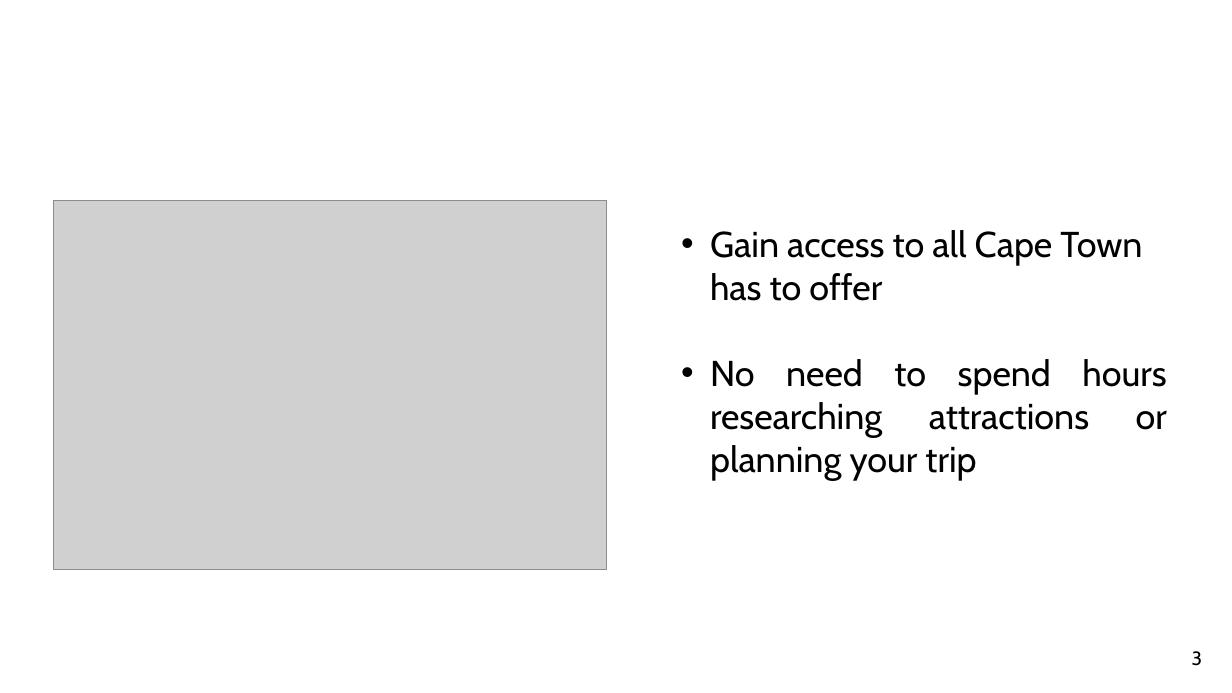
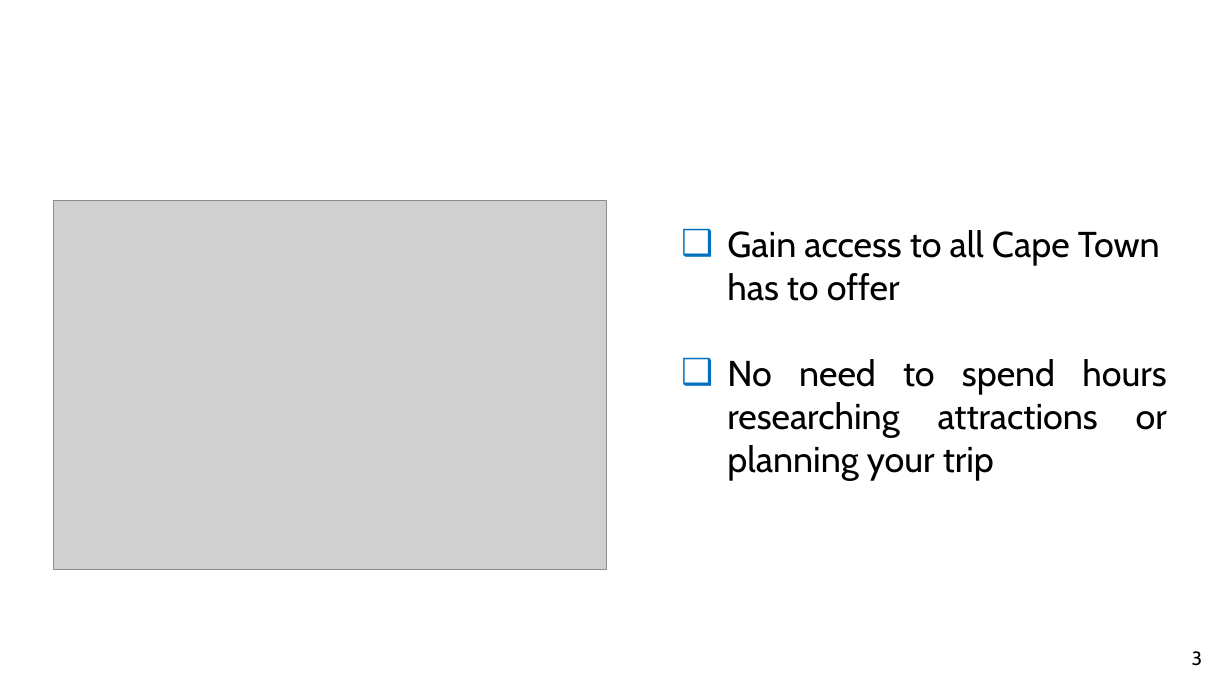
Before and after one commit to Slifer7/projects, a slide deck: slide 3 of Powerpoint/CapeTown/Presentation1.pptx. Drawn at 1232x693 pixels with LibreOffice and Linux fonts; fonts in the diff are those of the drawing; grey boxes stand for pictures; background and template pictures are left out. Boxes give left, top, right and bottom in pixels: in the first picture for what was removed or moved away, otherwise in the second. Text is boxed around its words. In the diff, an @@ line names an element or a change of style, - is before the commit and + after.

```diff
--- a/Powerpoint/CapeTown/Presentation1.pptx
+++ b/Powerpoint/CapeTown/Presentation1.pptx
@@ text "Gain access to all Cape ..." at (x1=727, y1=230, x2=1167, y2=481): bullet • to ❑ @@
```
Also in this commit, not shown: 1 slide added, 7 other files.
